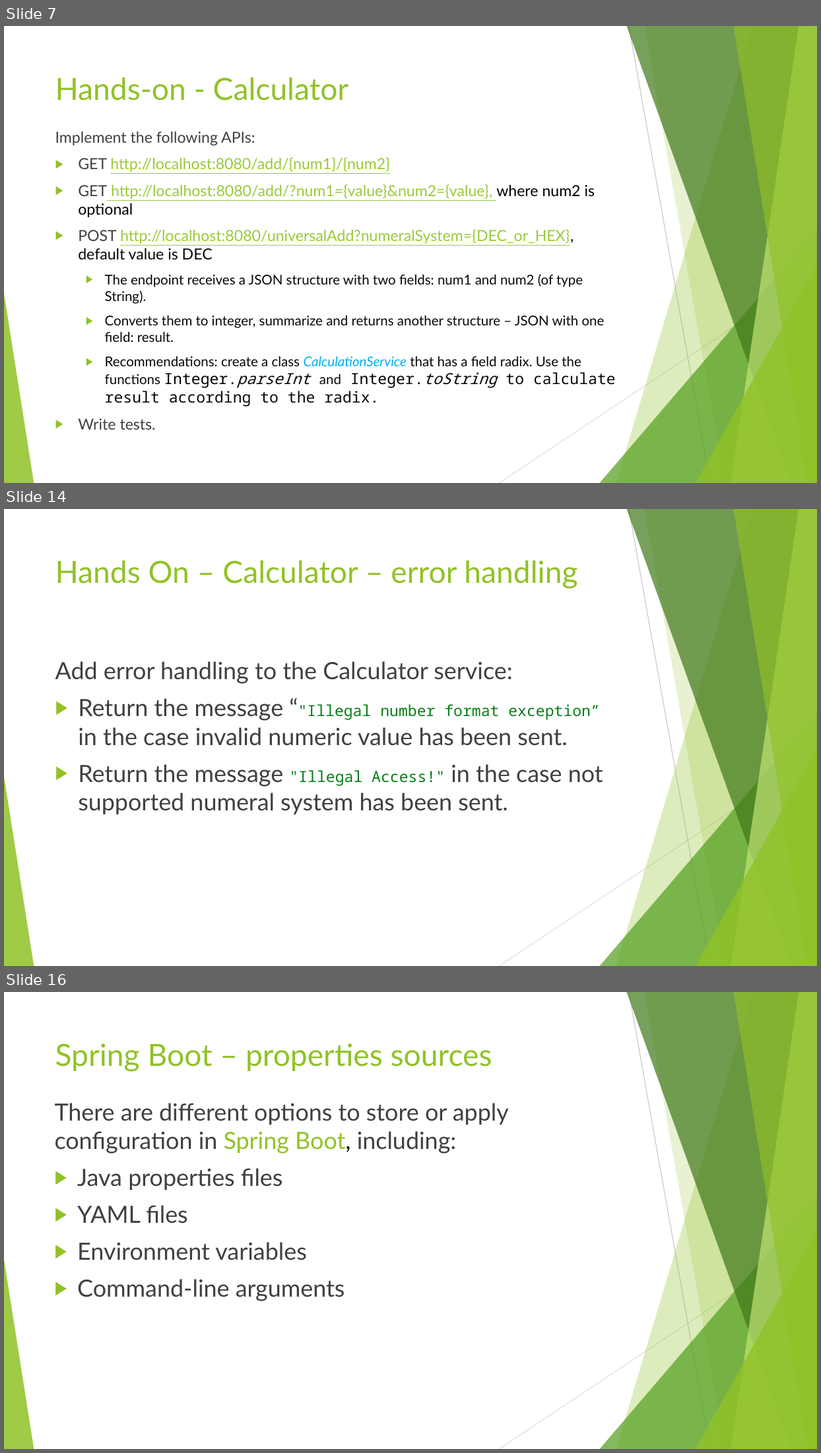
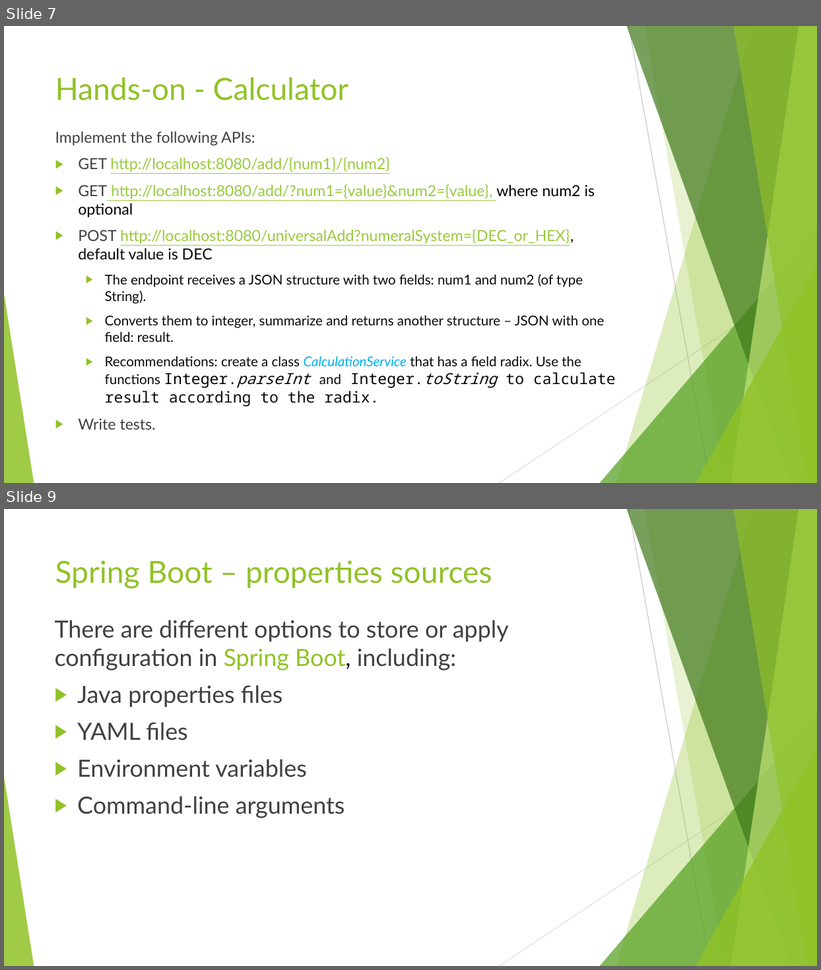
Before and after one commit to idanshal/sb-todo-app-tdp, a slide deck: course_data/presentations/practical_spring_boot_for_tdp_02.pptx. Shown one above the other, each under a label of ours: slides 7, 14 and 16 before the commit, slides 7 and 9 after it; the slides between them are not shown. The pictures are 821x1453 and 821x970 pixels, drawn with LibreOffice and Linux fonts; fonts in the diff are those of the drawing. Boxes give left, top, right and bottom in pixels: in the first picture for what was removed or moved away, otherwise in the second. Text is boxed around its words. In the diff, an @@ line names an element or a change of style, - is before the commit and + after.

```diff
--- a/course_data/presentations/practical_spring_boot_for_tdp_02.pptx
+++ b/course_data/presentations/practical_spring_boot_for_tdp_02.pptx
@@ slide 14 removed at [4,509,817,966], background #FFFFFF; not listed: 10 template elements that a slide beside it also shows @@
@@ title removed at [55,560,578,589] @@
-Hands On – Calculator – error handling
@@ text removed at [55,661,603,815] @@
-Add error handling to the Calculator service:
-▶ Return the message “"Illegal number format exception” in the case invalid numeric value has been sent.
-▶ Return the message "Illegal Access!" in the case not supported numeral system has been sent.
@@ what was slide 16 is now slide 9 @@
```
Also in this commit, not shown: 6 slides changed, 6 other slides removed, 1 other file.
